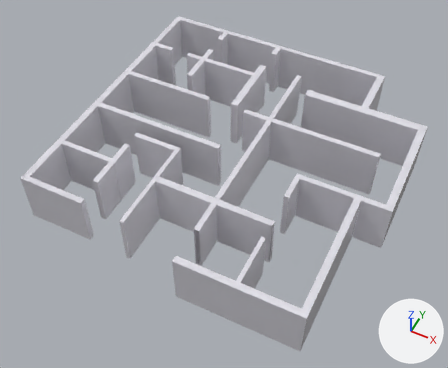
Before and after pictures for a commit that changed the FBX model Assets/Gallery Assets/Models/Raumflucht.fbx.
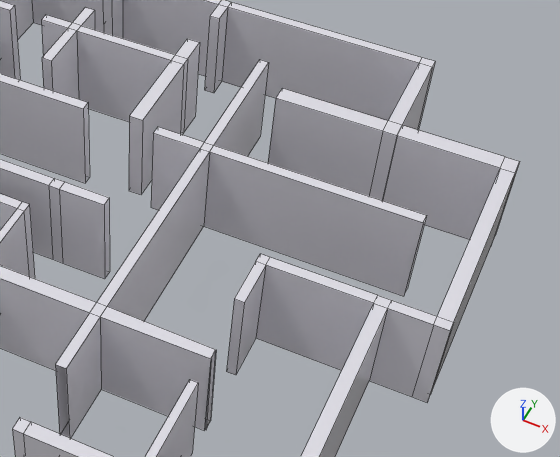
There are two pictures of each version: one whole from a 50 mm camera at (12.2, -30.3, 35.4) aimed at (-1.7, -2.6, 0.7), one close up on the part from 37% to 100% of the width and 12% to 75% of the height. The axes (+X, +Y, +Z) are drawn at lower right. The lights are the same throughout. The close-ups show mesh edges as thin lines. Where no turn or scale is listed for an object, it has been applied to the vertices. Vertices at the same position are counted once.
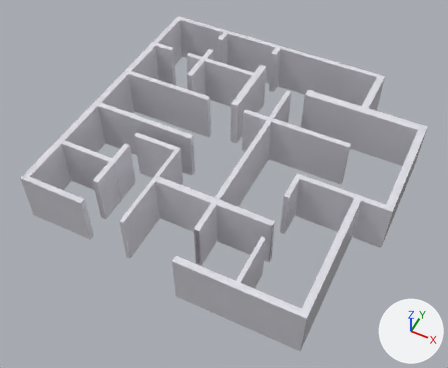
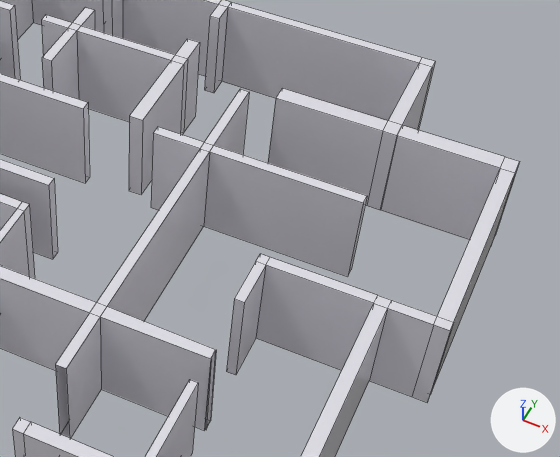
Patch to the scene script:
```diff
--- a/Assets/Gallery Assets/Models/Raumflucht.fbx.py
+++ b/Assets/Gallery Assets/Models/Raumflucht.fbx.py
@@ me_cube @@
 # used by ob_cube; location = (-4.82, -9.12, 2.0)
 # verts and faces of me_cube; kept vertices keep their numbers, new ones are numbered from 325
 # before: 98 (13.1, 11.0, 2.0) at pixel (423, 222), 99 (13.1, 11.0, -2.0) at pixel (403, 296), 100 (13.1, 11.4, 2.0) at pixel (426, 215), 101 (13.1, 11.4, -2.0) at pixel (407, 289)
 # before: 130 (4.4, 16.9, 2.0) at pixel (259, 59), 131 (4.4, 16.9, -2.0), 132 (4.8, 16.9, 2.0) at pixel (268, 62), 133 (4.8, 16.9, -2.0) at pixel (260, 136)
-me_cube.from_pydata(...)  # 325 vertices, 307 faces; spans x -8.2..15.3, y -3.2..20.0, z -2.0..2.0
+me_cube.from_pydata(...)  # 317 vertices, 299 faces; spans x -8.2..15.3, y -3.2..20.0, z -2.0..2.0
+# me_cube part 1
+for i in [*range(98, 102)]: verts[i] += (-2.3, 0.0, 0.0)
+# me_cube part 2
+for i in [*range(130, 134)]: verts[i] += (0.0, -2.0, 0.0)
+# me_cube part 3
+# 8 vertices are removed from x 0.7..2.5, y 6.7..7.1, z -2.0..2.0
+# 9 faces are deleted
+# 1 new face joins them
 me_cube.materials.append(mat_material)
```

Boxes (x1, y1, x2, y2) around the edits, measured in the close-ups (560 x 457 px; the box of a moved part takes in the faces that stretch with it):
part 1 of me_cube, moved or reshaped
    before: (204, 145, 427, 296)
    after: (204, 145, 367, 277)
part 2 of me_cube, moved or reshaped
    before: (205, 60, 269, 156)
    after: (205, 89, 249, 155)
part 3 of me_cube, cut back
    before: (49, 178, 110, 279)
    after: (49, 179, 58, 258)
